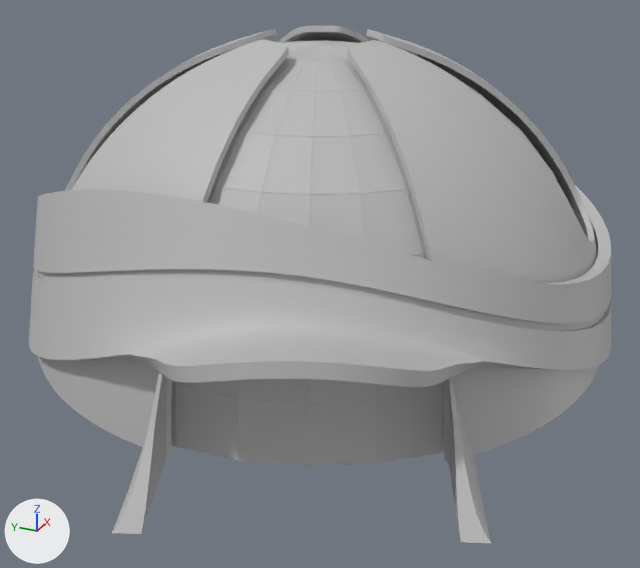
A saved change to the FBX model MovistarExperience/MovistarCity/SM_Movistar_Shop/SM_Movistar_Shop.fbx.
Both versions are drawn from a 50 mm camera at (-10.6, 16.3, 22.0) aimed at (26.5, 33.0, 3.4). Every picture has the same lights, and +X, +Y and +Z are marked at lower left. Where no turn or scale is listed for an object, it has been applied to the vertices.

Before the edit, the objects in view are built like this:
```python
me_mesh = bpy.data.meshes.new('Mesh')
me_mesh.from_pydata(...)  # 2160 vertices, 2160 faces; spans x -18.1..15.4, y -15.6..15.6, z 0.0..10.7
me_mesh.materials.append(mat_lambert1)  # grey #bcbcbc
me_mesh_001 = bpy.data.meshes.new('Mesh.001')
me_mesh_001.from_pydata(...)  # 5434 vertices, 5432 faces; spans x -15.3..15.2, y -15.2..15.2, z 0.0..15.0
me_mesh_001.materials.append(mat_lambert1)  # grey #bcbcbc
me_mesh_002 = bpy.data.meshes.new('Mesh.002')
me_mesh_002.from_pydata(...)  # 254 vertices, 252 faces; spans x -14.5..14.5, y -14.5..14.5, z 0.0..14.5
me_mesh_002.materials.append(mat_lambert1)  # grey #bcbcbc
me_mesh_003 = bpy.data.meshes.new('Mesh.003')
me_mesh_003.from_pydata(...)  # 260 vertices, 256 faces; spans x -0.454..0.454, y -1.239..-0.844, z -0.347..0.0
me_mesh_003.materials.append(mat_lambert1)  # grey #bcbcbc
me_mesh_004 = bpy.data.meshes.new('Mesh.004')
me_mesh_004.from_pydata(...)  # 1506 vertices, 1984 faces; spans x -14.5..14.5, y -14.5..14.5, z 0.0..14.5
me_mesh_004.materials.append(mat_lambert1)  # grey #bcbcbc
ob_aro = bpy.data.objects.new('ARO', me_mesh)
ob_aro.location = (30.17, 34.66, 0.0)
ob_cristales = bpy.data.objects.new('CRISTALES', me_mesh_002)
ob_cristales.location = (30.17, 34.66, 0.0)
ob_cuarterones = bpy.data.objects.new('CUARTERONES', me_mesh_004)
ob_cuarterones.location = (30.17, 34.66, 0.0)
ob_entrada = bpy.data.objects.new('ENTRADA', me_mesh_003)
ob_entrada.parent = ob_tienda
ob_entrada.location = (30.17, 0.0, -34.66)
ob_entrada.rotation_euler = (1.571, 1.955, 0.0)  # degrees (90, 112, 0)
ob_entrada.scale = (15.3, 15.3, 15.3)
ob_piel = bpy.data.objects.new('PIEL', me_mesh_001)
ob_piel.location = (30.17, 34.66, 0.0)
# also in view: 'CRISTALES.001' at (17.8, 29.6, 1.4)
```
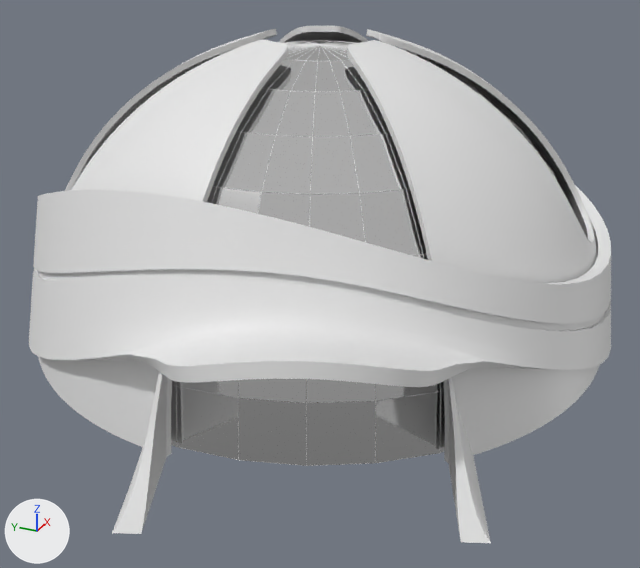
Where the newer file only moved an object's origin or applied its transform, the numbers keep the older frame.

What changed in the scene script:
```text
Add mat_material_001:
    mat_material_001 = principled_material('Material.001')
    mat_material_001.base_color = (0.8, 0.8, 0.8)  # white #e7e7e7
    mat_material_001.metallic = 1.0
    mat_material_001.roughness = 0.0795
Add mat_material_004:
    mat_material_004 = principled_material('Material.004')
    mat_material_004.base_color = (0.8, 0.8, 0.8)  # white #e7e7e7
Change me_mesh_003:
    used by ob_entrada; parent = ob_tienda; location = (30.17, 0.0, -34.66); rotation_euler = (1.571, 1.955, 0.0), in degrees (90, 112, 0); scale = (15.3, 15.3, 15.3)
    remove me_mesh_003.from_pydata(...)  # 260 vertices, 256 faces; spans x -0.454..0.454, y -1.239..-0.844, z -0.347..0.0
    remove me_mesh_003.materials.append(mat_lambert1)  # grey #bcbcbc
    add me_mesh_003.from_pydata(...)  # 1796 vertices, 1792 faces; spans x -45.385..45.385, y 0.0..34.711, z -123.853..-84.383
    me_mesh_003 part 1: 898 vertices added at x 35.355..45.385, y 0.0..34.711, z -123.853..-84.383
    me_mesh_003 part 2: 898 vertices added at x -45.385..-35.355, y 0.0..34.711, z -123.853..-84.383
    me_mesh_003 part 3: 260 vertices removed from x -0.454..0.454, y -1.239..-0.844, z -0.347..0.0
Change me_mesh_002:
    where me_mesh_002.from_pydata(...)  # 254 vertices, 252 faces; spans x -14.5..14.5, y -14.5..14.5, z 0.0..14.5
    remove me_mesh_002.materials.append(mat_lambert1)  # grey #bcbcbc
    add me_mesh_002.materials.append(mat_material_001)  # white #e7e7e7
Change me_mesh:
    where me_mesh.from_pydata(...)  # 2160 vertices, 2160 faces; spans x -18.1..15.4, y -15.6..15.6, z 0.0..10.7
    remove me_mesh.materials.append(mat_lambert1)  # grey #bcbcbc
    add me_mesh.materials.append(mat_material_004)  # white #e7e7e7
Change me_mesh_001:
    where me_mesh_001.from_pydata(...)  # 5434 vertices, 5432 faces; spans x -15.3..15.2, y -15.2..15.2, z 0.0..15.0
    remove me_mesh_001.materials.append(mat_lambert1)  # grey #bcbcbc
Change ob_entrada:
    remove ob_entrada.parent = ob_tienda
```

Pixel boxes [x1, y1, x2, y2] of what changed, in the pictures (640 x 568 px):
'ARO', recoloured (grey to white): [29, 185, 611, 387] in both
'PIEL', recoloured (grey to white): [39, 26, 600, 463] in both
'CRISTALES', recoloured: [171, 41, 556, 452] in both
part 1 of me_mesh_003, added: after [112, 372, 168, 534]
part 2 of me_mesh_003, added: after [447, 377, 491, 543]
part 3 of me_mesh_003, deleted: before [112, 372, 491, 543]
